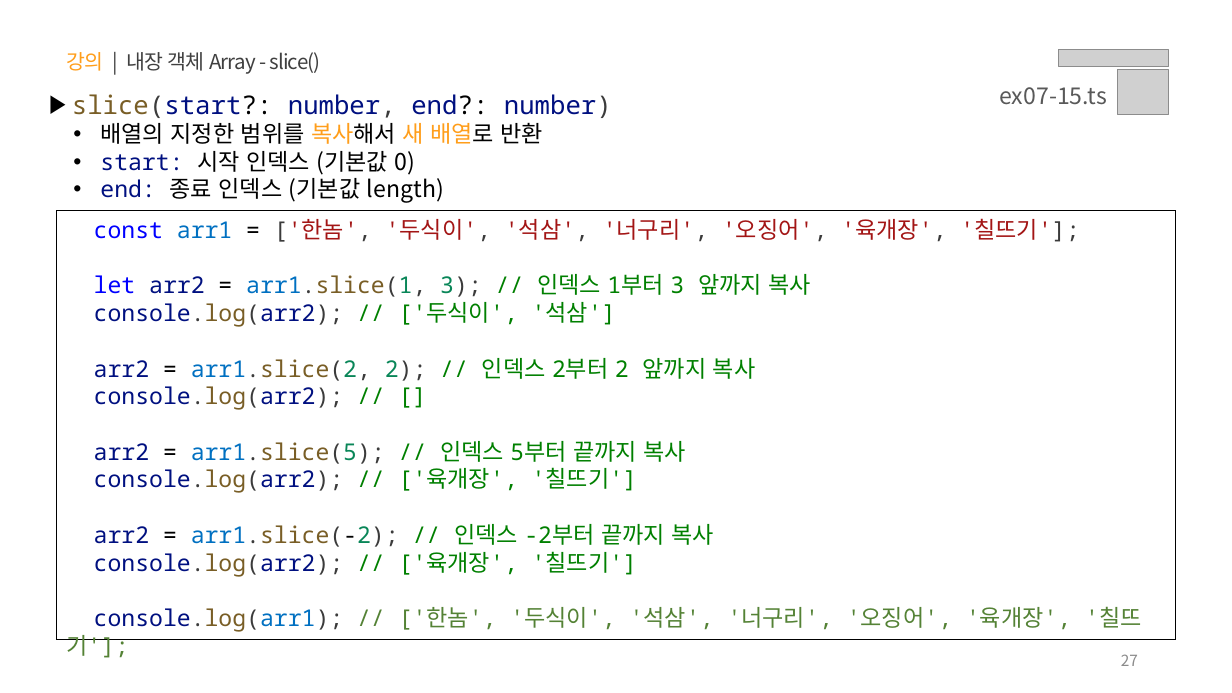
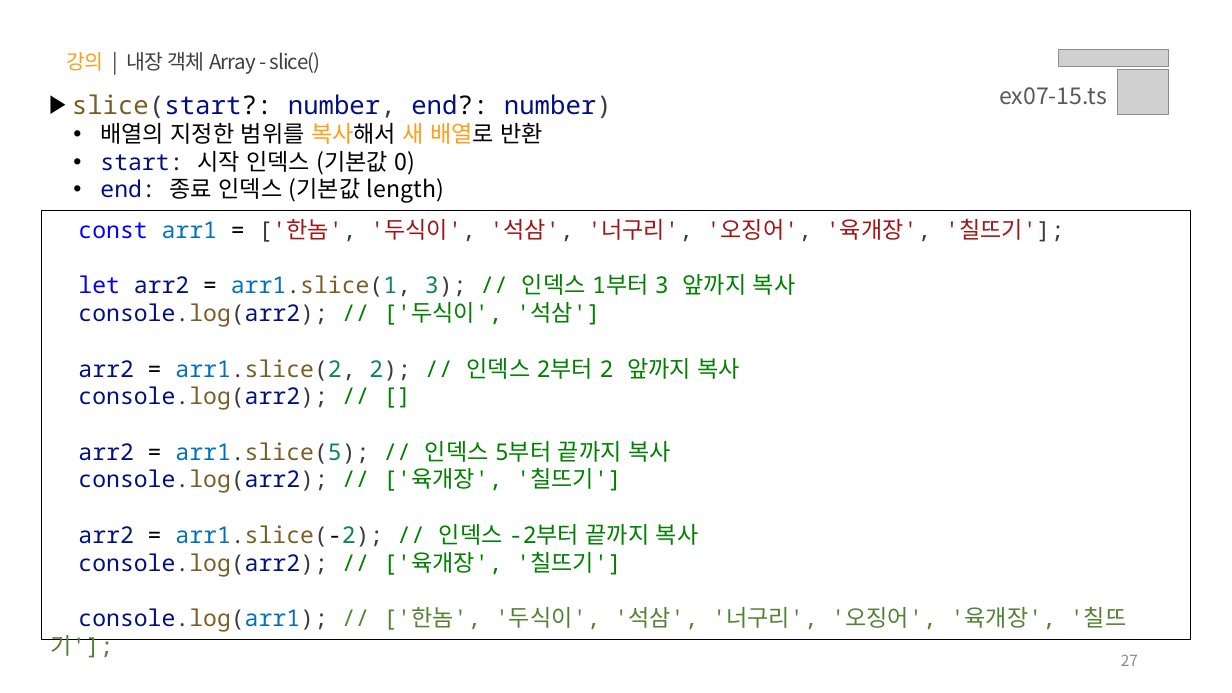
Before and after one commit to yebin-jeong/learn-js, a slide deck: slide 27 of PPT/07.자바스크립트 - 내장 함수.pptx. Drawn at 1232x693 pixels with LibreOffice and Linux fonts; fonts in the diff are those of the drawing; grey boxes stand for pictures. Boxes give left, top, right and bottom in pixels: in the first picture for what was removed or moved away, otherwise in the second. Text is boxed around its words. In the diff, an @@ line names an element or a change of style, - is before the commit and + after.

```diff
--- a/PPT/07.자바스크립트 - 내장 함수.pptx
+++ b/PPT/07.자바스크립트 - 내장 함수.pptx
@@ rectangle "const arr1 = ['한놈', '두식이', ...": place and size @@
-rectangle "const arr1 = ['한놈', '두식이', ..." at [57, 211, 1176, 640]
+rectangle "const arr1 = ['한놈', '두식이', ..." at [42, 211, 1191, 640]
```
Also in this commit, not shown: 8 other slides changed, 3 other files.
